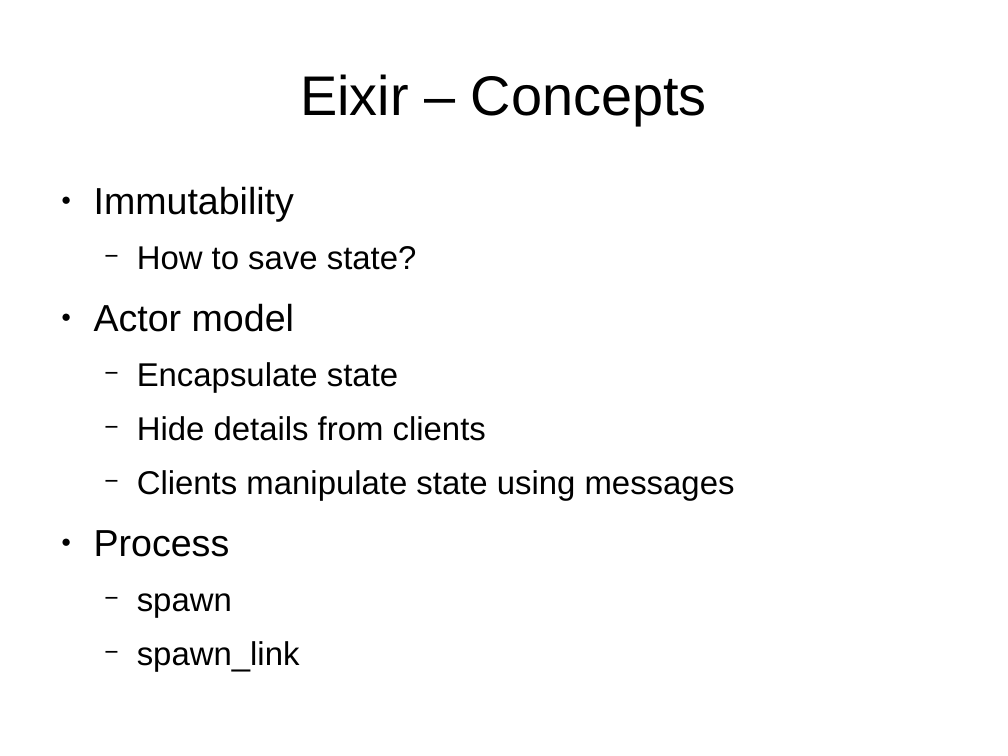
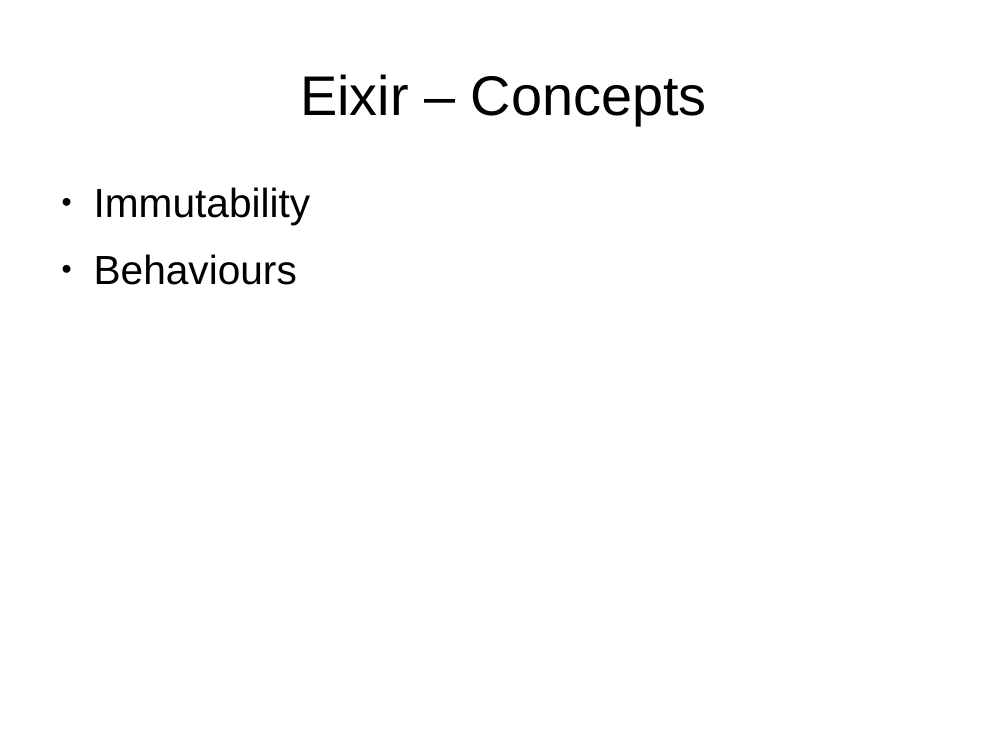
Before and after one commit to ramortegui/talks, a slide deck: slide 5 of elixir-otp-basics.odp. Drawn at 1008x756 pixels with LibreOffice and Linux fonts; fonts in the diff are those of the drawing. Boxes give left, top, right and bottom in pixels: in the first picture for what was removed or moved away, otherwise in the second. Text is boxed around its words. In the diff, an @@ line names an element or a change of style, - is before the commit and + after.

```diff
--- a/elixir-otp-basics.odp
+++ b/elixir-otp-basics.odp
@@ text at (94, 187, 311, 225): size 29.6 to 32 pt in "Immutability" @@
@@ text at (94, 254, 297, 285): text changed; size 25.9 to 32 pt @@
-  − How to save state?
-● Actor model
-  − Encapsulate state
-  − Hide details from clients
-  − Clients manipulate state using messages
-● Process
-  − spawn
-  − spawn_link
+● Behaviours
```
Also in this commit, not shown: 1 other slide changed, 1 slide added.
